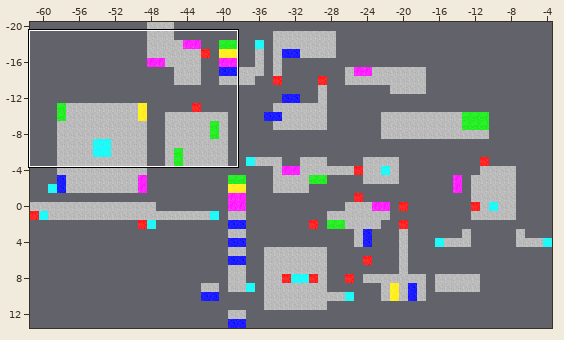
Two versions of a level (Tiled map, tiled/luanti_sokoblox_map.tmx). The first picture is a wide view before the edit; the outline marks the close-up.
Close-up. As it was:
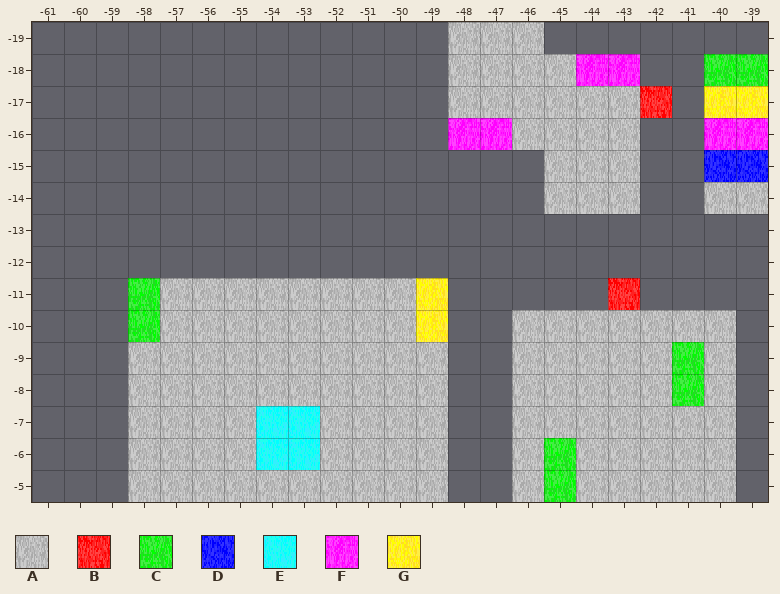
Cells are 32x32 px. Shown: x -61..-39, y -19..-5.
Key: from "sokoblox_luanti": A 0 "sokoblox_stone", B 7 "sokoblox_red", C 8 "sokoblox_green", D 9 "sokoblox_blue", E 10 "sokoblox_cyan", F 11 "sokoblox_magenta", G 12 "sokoblox_yellow".
_ is an empty cell.
Layer "Tile Layer 1" before, first column x -61:
-19 _____________AAA_______
-18 _____________AAAAFF__CC
-17 _____________AAAAAAB_GG
-16 _____________FFAAAA__FF
-15 ________________AAA__DD
-14 ________________AAA__AA
-13 _______________________
-12 _______________________
-11 ___CAAAAAAAAG_____B____
-10 ___CAAAAAAAAG__AAAAAAA_
 -9 ___AAAAAAAAAA__AAAAACA_
 -8 ___AAAAAAAAAA__AAAAACA_
 -7 ___AAAAEEAAAA__AAAAAAA_
 -6 ___AAAAEEAAAA__ACAAAAA_
 -5 ___AAAAAAAAAA__ACAAAAA_
And afterwards:
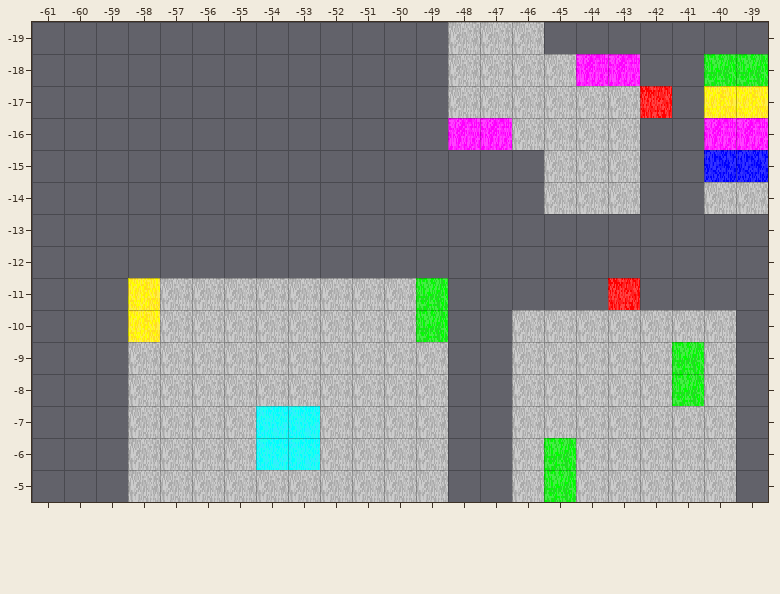
Changes in this commit:
Layer "Tile Layer 1":
y -11..-10: x -58 C -> G; x -49 G -> C
